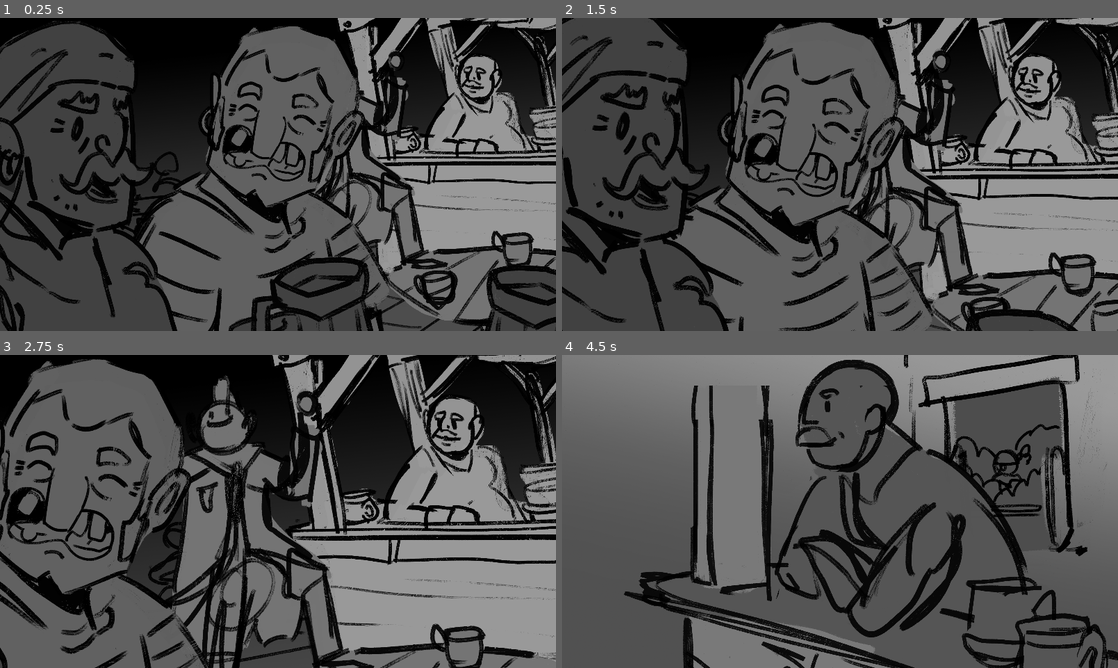
Above: before the commit, frames 1-4 (two rows, left to right).
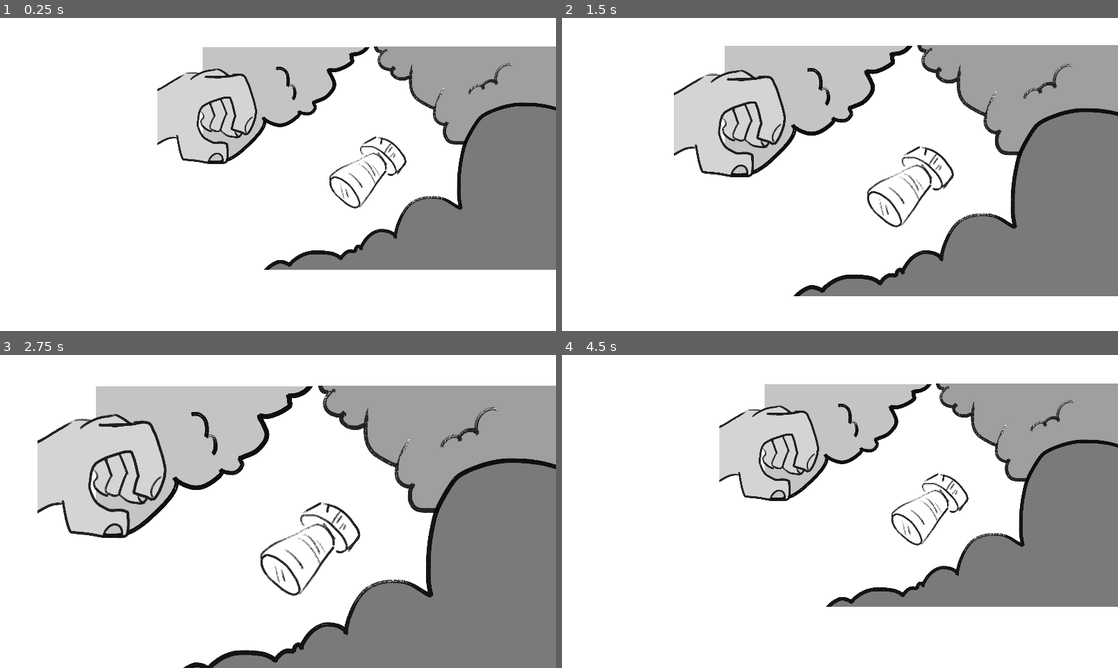
Above: after the commit, the same moments.

Repository: Aeropulu/ggj2025
Game: Godot game, scene res://Scenes/Introduction.tscn
Two runs of this game, one before a commit and one after it. Both use one fixed random seed, a clock stepped at 60 frames per second and the inputs below. The project has no main scene, so this scene is started directly.
Inputs (mouse positions are in pixels of both pictures, inside the frame that each line leads up to):
- Up to frame 1 (0.25 s): no input
- Up to frame 2 (1.5 s): move the mouse to (962, 158) at 0.52 s; move the mouse to (728, 190) at 1.27 s
- Up to frame 3 (2.75 s): move the mouse to (333, 442) at 2.02 s
- Up to frame 4 (4.5 s): move the mouse to (812, 574) at 2.77 s; move the mouse to (1006, 558) at 3.52 s; move the mouse to (673, 464) at 4.27 s

The runs differ from the first frame. In frame 1, 96% of the frame differs, in the area x 0-100%, y 0-100%; in frame 2, 95%; in frame 3, 93%; in frame 4, 94%.

Commit message:
Mise en place Shot04

Diff:
--- a/Scenes/Introduction.tscn
+++ b/Scenes/Introduction.tscn
@@ -19,6 +19,11 @@
 [ext_resource type="Texture2D" uid="uid://dcy5b8qjm38ds" path="res://Assets/Sprites/Introduction/Shot_03/Shot_03_Main_Gauche.png" id="16_im1c6"]
 [ext_resource type="Texture2D" uid="uid://q2o0pbekofog" path="res://Assets/Sprites/Introduction/Shot_03/Shot_03_Mousse_Droite.png" id="17_twm3w"]
 [ext_resource type="Texture2D" uid="uid://bnwesdn5fu0fh" path="res://Assets/Sprites/Introduction/Shot_03/Shot_03_Mousse_Gauche.png" id="18_40m0m"]
+[ext_resource type="Texture2D" uid="uid://dunekqf5jnkqp" path="res://Assets/Sprites/Introduction/Shot_04/Shot_04_Mousse_Arr.png" id="20_d27na"]
+[ext_resource type="Texture2D" uid="uid://ulnnrljvls07" path="res://Assets/Sprites/Introduction/Shot_04/Shot_04_Bouchon.png" id="21_l3l1o"]
+[ext_resource type="Texture2D" uid="uid://cw0qdf8sbont2" path="res://Assets/Sprites/Introduction/Shot_04/Shot_04_Main.png" id="22_r5yoo"]
+[ext_resource type="Texture2D" uid="uid://bcacx8swkuyiu" path="res://Assets/Sprites/Introduction/Shot_04/Shot_04_Mousse_Droite.png" id="23_088cp"]
+[ext_resource type="Texture2D" uid="uid://bkfdsghgu5dxn" path="res://Assets/Sprites/Introduction/Shot_04/Shot_04_Mousse_Avant.png" id="24_ym7m8"]
 
 [sub_resource type="Animation" id="Animation_vnefm"]
 resource_name = "Introduction"
@@ -186,7 +191,7 @@
 tracks/13/interp = 1
 tracks/13/loop_wrap = true
 tracks/13/keys = {
-"times": PackedFloat32Array(0, 9.13333, 9.16667, 14.6, 14.6333),
+"times": PackedFloat32Array(0, 9.13333, 9.16667, 13.9, 13.9333),
 "transitions": PackedFloat32Array(1, 1, 1, 1, 1),
 "update": 1,
 "values": [false, false, true, true, false]
@@ -636,6 +641,56 @@
 offset_bottom = 1344.0
 texture = ExtResource("18_40m0m")
 
+[node name="Shot_04" type="Control" parent="."]
+anchors_preset = 0
+offset_right = 40.0
+offset_bottom = 40.0
+
+[node name="Fond" type="ColorRect" parent="Shot_04"]
+layout_mode = 0
+offset_right = 4816.0
+offset_bottom = 1762.0
+
+[node name="TextRect_MousseArr" type="TextureRect" parent="Shot_04"]
+layout_mode = 0
+offset_left = 1023.0
+offset_top = 176.0
+offset_right = 1931.0
+offset_bottom = 810.0
+texture = ExtResource("20_d27na")
+
+[node name="TextRect_Bouchon" type="TextureRect" parent="Shot_04"]
+layout_mode = 0
+offset_left = 1648.0
+offset_top = 608.0
+offset_right = 2110.0
+offset_bottom = 1038.0
+texture = ExtResource("21_l3l1o")
+
+[node name="TextRect_Main" type="TextureRect" parent="Shot_04"]
+layout_mode = 0
+offset_left = 817.0
+offset_top = 287.0
+offset_right = 1358.0
+offset_bottom = 806.0
+texture = ExtResource("22_r5yoo")
+
+[node name="TextRect_Mousse_Droite" type="TextureRect" parent="Shot_04"]
+layout_mode = 0
+offset_left = 1855.0
+offset_top = 166.0
+offset_right = 3055.0
+offset_bottom = 981.0
+texture = ExtResource("23_088cp")
+
+[node name="TextRect_MousseAv" type="TextureRect" parent="Shot_04"]
+layout_mode = 0
+offset_left = 1284.0
+offset_top = 262.0
+offset_right = 3092.0
+offset_bottom = 1353.0
+texture = ExtResource("24_ym7m8")
+
 [node name="Camera2D" type="Camera2D" parent="."]
 position = Vector2(1436, 833)
 zoom = Vector2(0.7, 0.7)
Binary file added: Assets/Sprites/Introduction/Shot_04/Shot_04_Bouchon.png
Not shown, added: Assets/Sprites/Introduction/Shot_04/Shot_04_Bouchon.png.import
Binary file added: Assets/Sprites/Introduction/Shot_04/Shot_04_Main.png
Not shown, added: Assets/Sprites/Introduction/Shot_04/Shot_04_Main.png.import
Binary file added: Assets/Sprites/Introduction/Shot_04/Shot_04_Mousse_Arr.png
Not shown, added: Assets/Sprites/Introduction/Shot_04/Shot_04_Mousse_Arr.png.import
Binary file added: Assets/Sprites/Introduction/Shot_04/Shot_04_Mousse_Avant.png
Not shown, added: Assets/Sprites/Introduction/Shot_04/Shot_04_Mousse_Avant.png.import
Binary file added: Assets/Sprites/Introduction/Shot_04/Shot_04_Mousse_Droite.png
Not shown, added: Assets/Sprites/Introduction/Shot_04/Shot_04_Mousse_Droite.png.import
Not shown: 1 places in Scenes/Introduction.tscn that only renumber resources
